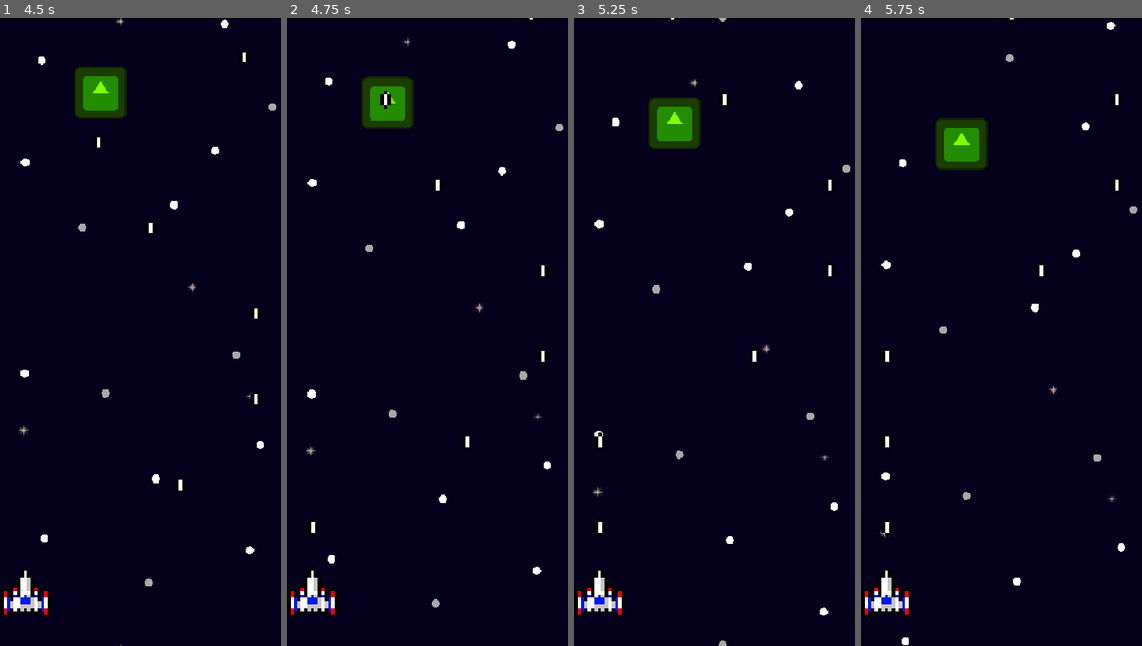
Above: before the commit, frames 1-4 (left to right).
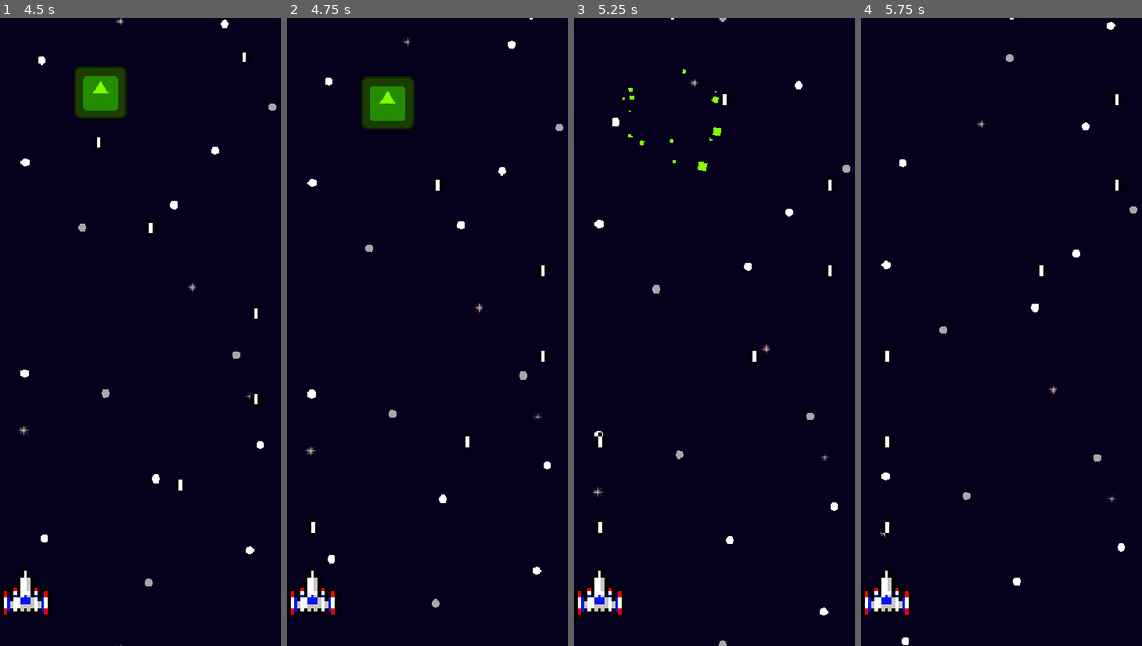
Above: after the commit, the same moments.

Repository: Juawo/space-shooter
Game: Godot game, scene res://scenes/game/gameWorld/game_world.tscn
The game is run twice, just before and just after one commit, with the same random seed, the same clock (stepped at 60 frames per second) and the same inputs. The engine's default icon, where the game draws it, is replaced by a stand-in: a white triangle on a blue panel in a dark square.
Inputs:
- Up to frame 1 (4.5 s): tap Enter at 0.5 s; hold Right (ui_right) 0.53-1.28 s; hold Left (ui_left) 1.28-2.03 s; hold Right (ui_right) 2.03-3.53 s; hold Left (ui_left) from 3.53 s (still down)
- Up to frame 2 (4.75 s): keep holding Left (ui_left)
- Up to frame 3 (5.25 s): keep holding Left (ui_left)
- Up to frame 4 (5.75 s): keep holding Left (ui_left)

Frame 1 is identical in both runs. In frame 2, 0.1% of the frame differs, in the area x 26-46%, y 9-18%; in frame 3, 1.7%, in the area x 17-53%, y 8-25%; in frame 4, 1.5%.

Commit message:
Update enemy and player configurations; adjust collision layers and scoring logic

Diff:
--- a/scenes/game/enemies/enemie_base.tscn
+++ b/scenes/game/enemies/enemie_base.tscn
@@ -11,6 +11,7 @@
 point_count = 2
 
 [node name="EnemieBase" type="Area2D" groups=["Enemy"]]
+z_index = 2
 scale = Vector2(5, 5)
 collision_layer = 2
 collision_mask = 5
@@ -22,7 +23,6 @@
 
 [node name="CollisionShape2D" type="CollisionShape2D" parent="."]
 shape = SubResource("RectangleShape2D_d3nni")
-disabled = true
 
 [node name="ParticleDie" type="CPUParticles2D" parent="."]
 emitting = false
--- a/scenes/game/player/player.tscn
+++ b/scenes/game/player/player.tscn
@@ -11,6 +11,7 @@
 
 [node name="Player" type="CharacterBody2D"]
 z_index = 10
+collision_mask = 10
 script = ExtResource("1_1hecf")
 
 [node name="Collision" type="CollisionShape2D" parent="."]
--- a/scenes/game/player/player_bullet.tscn
+++ b/scenes/game/player/player_bullet.tscn
@@ -1,13 +1,15 @@
 [gd_scene load_steps=4 format=3 uid="uid://b8royjgs30pos"]
 
-[ext_resource type="Script" uid="uid://dctsl3nuxohe" path="res://scripts/game/player/player_bullet.gd" id="1_uqq7r"]
+[ext_resource type="Script" path="res://scripts/game/player/player_bullet.gd" id="1_uqq7r"]
 [ext_resource type="Texture2D" uid="uid://dk0rsfyitidjf" path="res://assets/sprites/simple-bullet.png" id="2_n1or0"]
 
 [sub_resource type="RectangleShape2D" id="RectangleShape2D_pv8yu"]
 size = Vector2(16, 26)
 
-[node name="PlayerBullet" type="Area2D" groups=["EnemiesProjectiles"]]
+[node name="PlayerBullet" type="Area2D" groups=["PlayerProjectiles"]]
 z_index = 1
+collision_layer = 4
+collision_mask = 2
 script = ExtResource("1_uqq7r")
 
 [node name="CollisionShape2D" type="CollisionShape2D" parent="."]
--- a/scripts/game/enemies/enemie_base.gd
+++ b/scripts/game/enemies/enemie_base.gd
@@ -40,6 +40,8 @@
 	return tween
 
 func die():
+	SessionState.current_score += score_value
+
 	# Desativando as fisicas do inimigo
 	set_deferred("monitoring", false)
 	set_deferred("monitorable", false)
@@ -64,7 +66,9 @@
 
 func _on_area_entered(area: Area2D) -> void:
 	# Se o elemento que entrou na area for um PlayerProjectiles, causa o dando que esse elemento tem
+	print("Algo entrou")
 	if(area.is_in_group("PlayerProjectiles")):
+		print("Algo entrou e um player projectiles")
 		takeDamage(area.damage_value)
 
 func shoot():
--- a/scripts/game/player/player.gd
+++ b/scripts/game/player/player.gd
@@ -19,7 +19,6 @@
 		if new_value == 0:
 			gameOver.emit()
 			print("GameOver")
-
 
 func _physics_process(delta: float) -> void:
 	# TODO : Pegar os dados do acelerometro
--- a/scripts/game/session-state.gd
+++ b/scripts/game/session-state.gd
@@ -3,13 +3,10 @@
 var current_score :int = 0 :
 	set (new_value) :
 		current_score = new_value
+		print(current_score)
 		if new_value > high_score:
 			high_score = new_value
 			SaveManager.high_score = high_score
 			SaveManager.save_data()
 
 var high_score :int = 0
-
-func _input(event: InputEvent) -> void:
-	if event is InputEventKey:
-		current_score += 10
